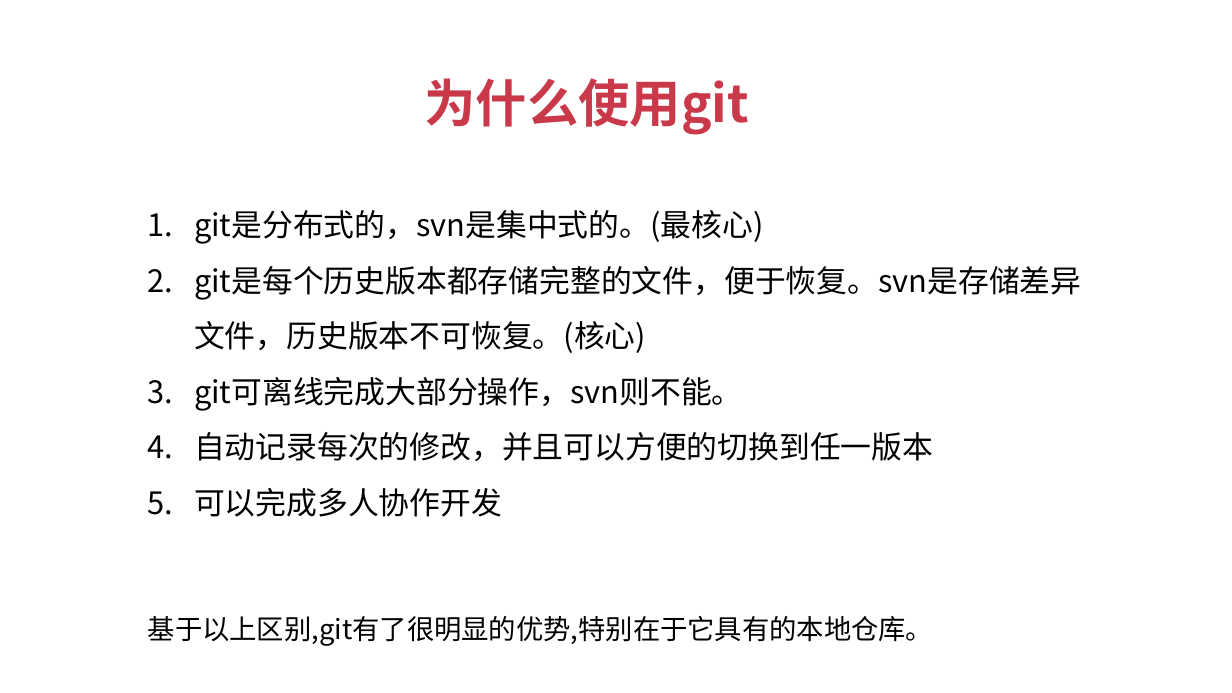
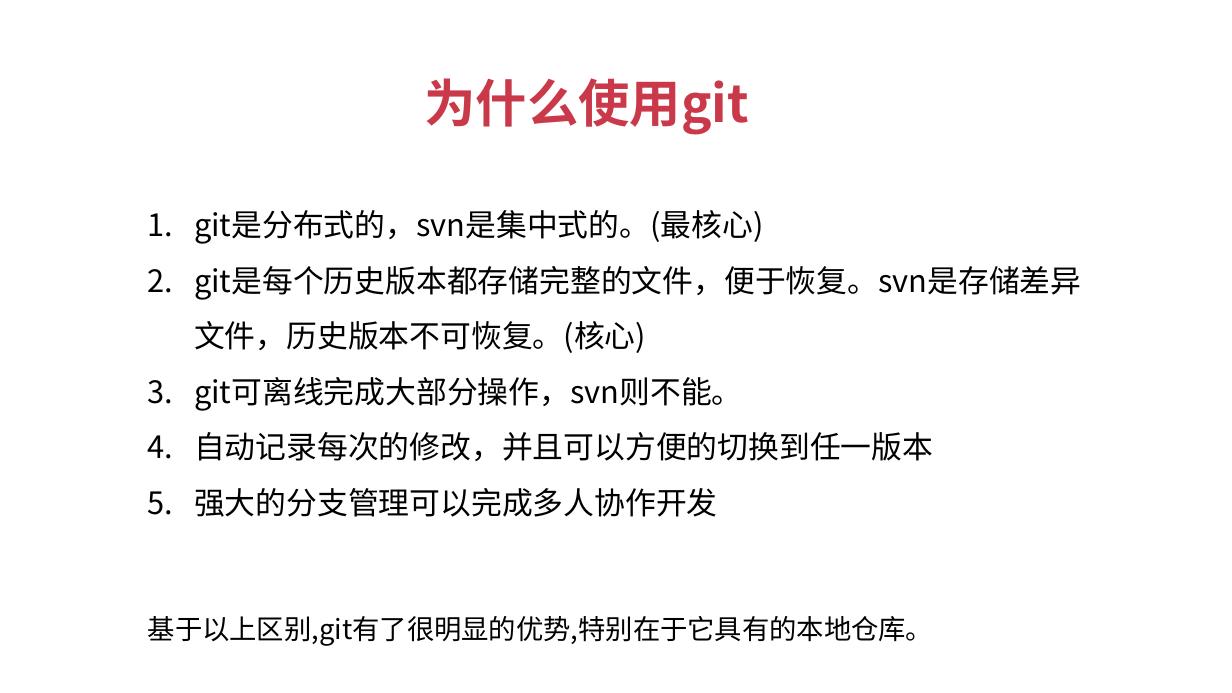
Before and after one commit to JSFFZL/Courseware-PPT, a slide deck: slide 4 of git.pptx. Drawn at 1232x693 pixels with LibreOffice and Linux fonts; fonts in the diff are those of the drawing; background and template pictures are left out. Boxes give left, top, right and bottom in pixels: in the first picture for what was removed or moved away, otherwise in the second. Text is boxed around its words. In the diff, an @@ line names an element or a change of style, - is before the commit and + after.

```diff
--- a/git.pptx
+++ b/git.pptx
@@ text at box(194, 488, 718, 517): text changed @@
-5. 可以完成多人协作开发
+5. 强大的分支管理可以完成多人协作开发
```
Also in this commit, not shown: 2 other slides changed, 1 slide added, 1 slide removed, 3 other files.
